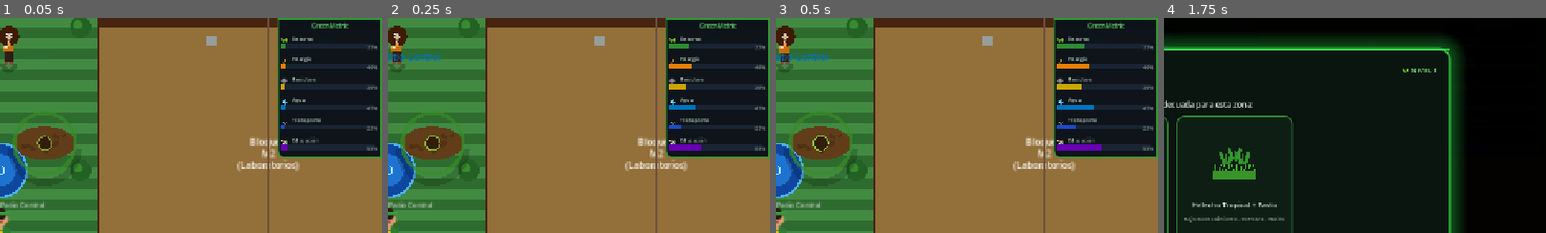
Above: before the commit, frames 1-4 (left to right).
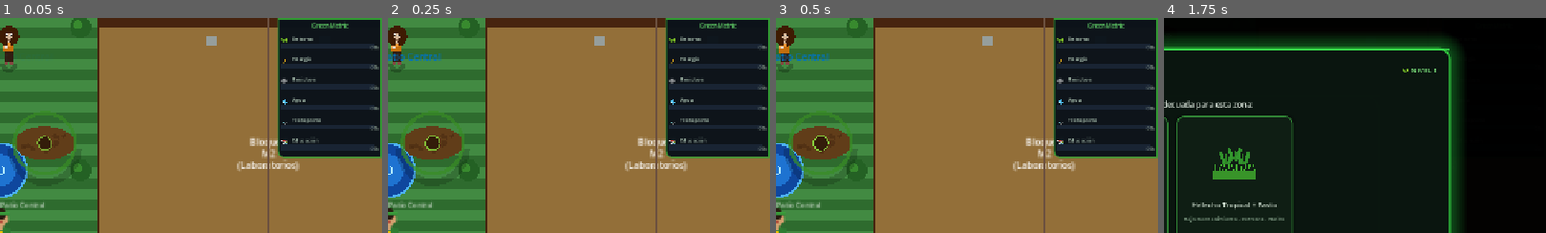
Above: after the commit, the same moments.

Repository: thewasiii123/green-metric-urbe
Game: Godot game, scene res://scenes/mapa/scene_mapa_mundo.tscn
Same seed, same stepped clock (60 frames per second), same inputs: the game is played once before the commit and once after it. This scene is started directly instead of the project's main scene.
Inputs (mouse positions are % of the whole screen's width and height, from its top left):
- Up to frame 1 (0.05 s): no input
- Up to frame 2 (0.25 s): no input
- Up to frame 3 (0.5 s): no input
- Up to frame 4 (1.75 s): tap Enter at 0.5 s; move the mouse to (72, 45) at 0.52 s; hold D (mover_derecha) 0.53-1.25 s; hold E (interactuar) 0.53-1.25 s; click (72, 45) at 0.67 s; click "🌡" at 1.25 s
The pictures show only the part of the screen within x 50-100%, y 0-50%; the shares and areas given below are measured in that part.

The runs differ from the first frame. In frame 1, 0.3% of the frame differs, in the area x 73-100%, y 12-62%; in frame 2, 1.0%; in frame 3, 1.3%; in frame 4, less than 0.1%.

Commit message:
fix: elimina línea base inventada de progreso (35/40/30/45/22/55%)
_progreso_modulos (SceneMapaMundo.gd) y EconomiaManager.impacto arrancaban
con valores hardcodeados que no reflejaban nada hecho por el jugador —
un jugador nuevo, sin completar nada, ya veía 37.4/100 en el reporte
GreenMetric (Tab/📊) y en la barra lateral.

Efecto colateral peor: al completar la PRIMERA misión real de un nivel,
el handler correspondiente sobreescribe ese valor con
NivelManager.pct_nivel() (que sí arranca en 0) — la barra bajaba justo
cuando el jugador lograba algo. Y mientras tanto los indicadores del HUD
(💧🌿📚) y el informe final de Nivel 6 ya usaban pct_nivel() directo, así
que dos pantallas visibles al mismo tiempo mostraban números distintos
para el mismo módulo.

Ambos dicts arrancan ahora en 0.0 — todas las fuentes de progreso
(HUD, sidebar, resultados, informe final) parten del mismo punto y solo
suben con logros verificables, no con un número inventado.

Co-Authored-By: Claude Sonnet 5 <noreply@anthropic.com>

Diff:
--- a/autoload/EconomiaManager.gd
+++ b/autoload/EconomiaManager.gd
@@ -19,9 +19,13 @@
 var _fallos_racha   : int = 0
 
 # ── ImpactRating por módulo (0.0–1.0) ────────────────────────
+# Arranca en 0 para todos — antes tenía valores inventados (0.35, 0.40...)
+# que no reflejaban nada que el jugador hubiera hecho, y desincronizaban
+# esta barra de la de NivelManager.pct_nivel() (única fuente real de
+# progreso, basada en misiones completadas). Ver commit de esta fecha.
 var impacto : Dictionary = {
-	1: 0.35, 2: 0.40, 3: 0.30,
-	4: 0.45, 5: 0.22, 6: 0.55
+	1: 0.0, 2: 0.0, 3: 0.0,
+	4: 0.0, 5: 0.0, 6: 0.0
 }
 
 # ── Insignias ─────────────────────────────────────────────────
--- a/scenes/mapa/SceneMapaMundo.gd
+++ b/scenes/mapa/SceneMapaMundo.gd
@@ -454,7 +454,16 @@
 var _insignia_lbl     : Label       = null
 
 # ── Progreso de módulos (copia local para sidebar) ────────────
-var _progreso_modulos : Dictionary = {1: 0.35, 2: 0.40, 3: 0.30, 4: 0.45, 5: 0.22, 6: 0.55}
+# Arranca en 0 para todos — antes tenía valores inventados (0.35, 0.40...)
+# que hacían que un jugador nuevo, sin hacer nada, ya mostrara 22-55% de
+# progreso, y que la barra RETROCEDIERA al completar la primera misión
+# real de un nivel (porque el handler de esa misión sobreescribe este
+# valor con NivelManager.pct_nivel(), que sí arranca en 0). También
+# desincronizaba esta barra/el reporte de resultados de los indicadores
+# HUD (💧🌿📚) y del informe final de Nivel 6, que ya usaban pct_nivel()
+# directo. Ahora las tres fuentes arrancan iguales y solo suben con
+# logros verificables.
+var _progreso_modulos : Dictionary = {1: 0.0, 2: 0.0, 3: 0.0, 4: 0.0, 5: 0.0, 6: 0.0}
 
 const SIDEBAR_MODULOS : Array = [
 	{"id": 1, "icono": "🌿", "nombre": "Entorno",    "color": Color(0.18, 0.55, 0.20)},
